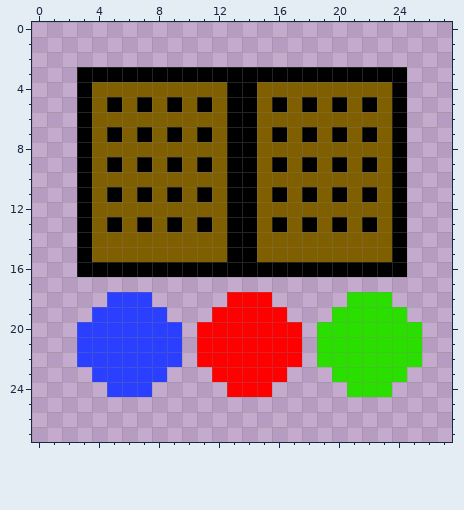
Two states of a pixel-art sprite, resources/images/decrypt_icon~color.png. The picture above is the old version.
The file is 28x28 pixels.
The result:
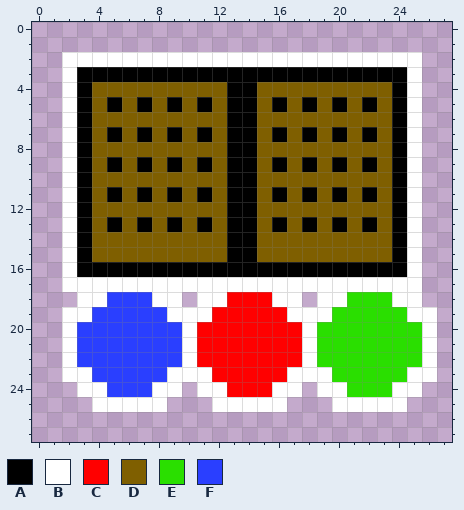
Palette (. is transparent): A #000000  B #ffffff  C #ff0000  D #7f5f00  E #2adf00  F #2a3fff
Change:
Changed rows in their new state; - is an unchanged pixel.
first column x 2:
 2 BBBBBBBBBBBBBBBBBBBBBBBB-
 3 B----------------------B-
 4 B----------------------B-
 5 B----------------------B-
 6 B----------------------B-
 7 B----------------------B-
 8 B----------------------B-
 9 B----------------------B-
10 B----------------------B-
11 B----------------------B-
12 B----------------------B-
13 B----------------------B-
14 B----------------------B-
15 B----------------------B-
16 B----------------------B-
17 BBBBBBBBBBBBBBBBBBBBBBBB-
18 -BB---BB-BB---BB-BB---BB-
19 BB-----BBB-----BBB-----BB
20 B-------B-------B-------B
21 B-------B-------B-------B
22 B-------B-------B-------B
23 BB-----BBB-----BBB-----BB
24 -BB---BB-BB---BB-BB---BB-
25 --BBBBB---BBBBB---BBBBB--
Where, in picture pixels (left, top, right, bottom), the same in both pictures:
added: (62, 52, 437, 412)
